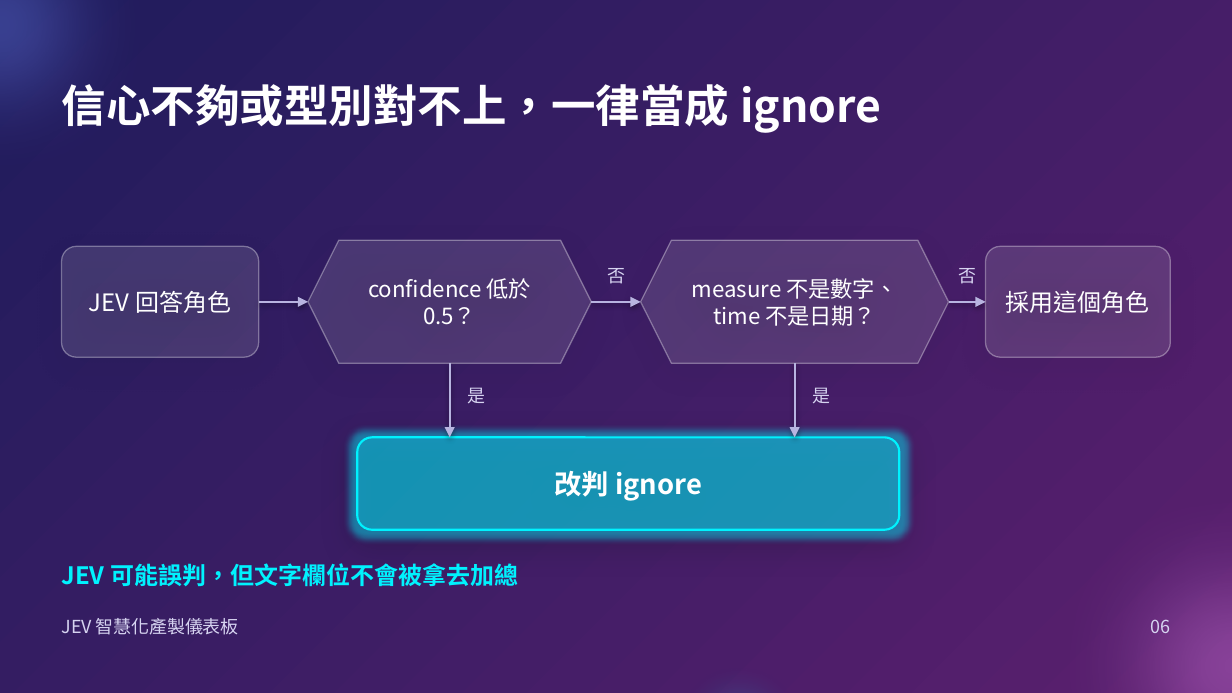
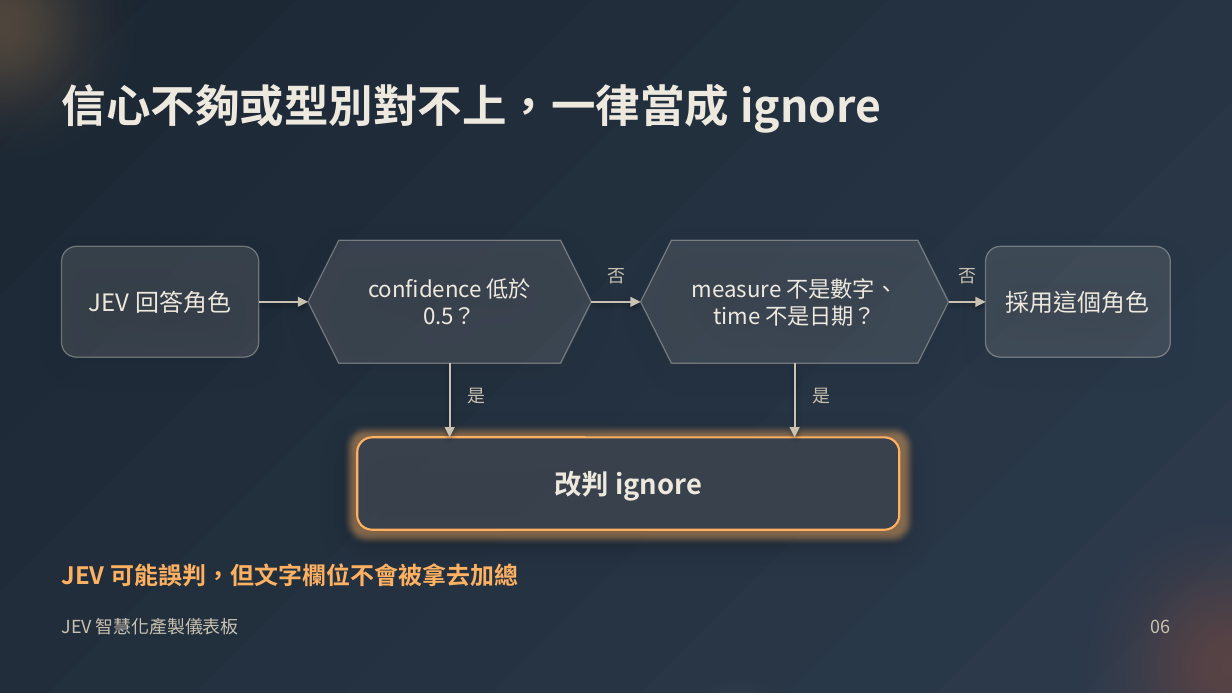
Before and after one commit to kglobe/jev-form-dashboard, a slide deck: slide 6 of docs/slides/JEV儀表板_python-pptx.pptx. Drawn at 1232x693 pixels with LibreOffice and Linux fonts; fonts in the diff are those of the drawing. Boxes give left, top, right and bottom in pixels: in the first picture for what was removed or moved away, otherwise in the second. Text is boxed around its words. In the diff, an @@ line names an element or a change of style, - is before the commit and + after.

```diff
--- a/docs/slides/JEV儀表板_python-pptx.pptx
+++ b/docs/slides/JEV儀表板_python-pptx.pptx
@@ background gradient #1F1C5C to #5B1F6E to gradient #1B2632 to #2C3B4D @@
@@ ellipse at <box>0,0,197,222</box>: fill #667EEA at 55% opacity to #FFB162 at 35% opacity @@
@@ text "信心不夠或型別對不上，一律當成 ignore" at <box>62,84,881,133</box>: text colour #FFFFFF to #EEE9DF @@
@@ text colour #FFFFFF to #EEE9DF; fill #FFFFFF at 12% opacity to #EEE9DF at 12% opacity; outline #FFFFFF 0.75 pt to #EEE9DF 0.75 pt in 4 elements at <box>62,246,259,357</box>, <box>308,240,591,363</box>, <box>641,240,949,363</box>, <box>986,246,1170,357</box> @@
@@ arrow (259, 302) - (308, 302): stroke #B8B4E0 1.25 pt to #C9C1B1 1.25 pt @@
@@ arrow (591, 302) - (641, 302): stroke #B8B4E0 1.25 pt to #C9C1B1 1.25 pt @@
@@ arrow (949, 302) - (986, 302): stroke #B8B4E0 1.25 pt to #C9C1B1 1.25 pt @@
@@ arrow (450, 363) - (450, 437): stroke #B8B4E0 1.25 pt to #C9C1B1 1.25 pt @@
@@ arrow (795, 363) - (795, 437): stroke #B8B4E0 1.25 pt to #C9C1B1 1.25 pt @@
@@ text colour #D6D3F0 to #C9C1B1 in 6 elements at <box>62,618,239,635</box>, <box>1151,620,1171,633</box>, <box>607,268,625,284</box>, <box>958,268,976,284</box>, <box>468,387,486,403</box>, <box>813,387,831,403</box> @@
@@ rounded rectangle "改判 ignore" at <box>357,437,899,530</box>: text colour #FFFFFF to #EEE9DF; fill #00F2FE at 20% opacity to #2C3B4D at 85% opacity; outline #00F2FE 1.25 pt to #FFB162 1.25 pt @@
@@ ellipse at <box>998,431,1232,693</box>: fill #F093FB at 45% opacity to #A35139 at 55% opacity @@
@@ text "JEV 可能誤判，但文字欄位不會被拿去加總" at <box>62,563,518,586</box>: text colour #00F2FE to #FFB162 @@
@@ ellipse at <box>653,641,825,693</box>: fill #00F2FE at 30% opacity to #EEE9DF at 12% opacity @@
```
Also in this commit, not shown: 11 other slides changed, 23 other files.
